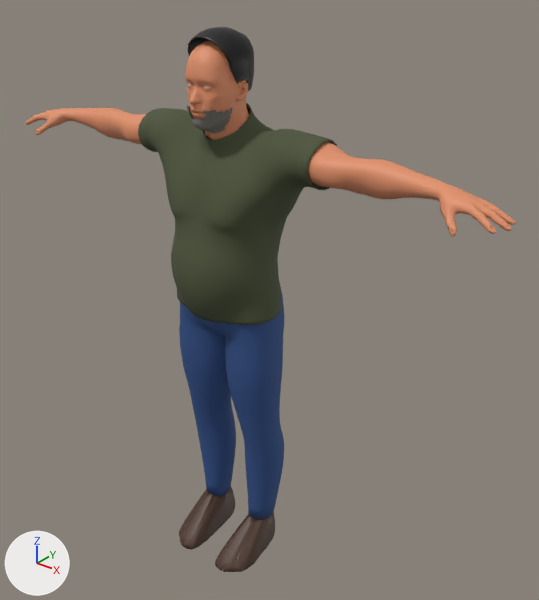
An edit to the glTF model public/assets/characters/marcio.glb, drawn before and after from the same camera.
Before and after are seen from a 50 mm lens placed at (1.432, -1.623, 1.982), pointed at (0.089, 0.057, 0.941). The lights are fixed; the arrows at lower left show +X, +Y and +Z. The first picture is the older version. Vertices at exactly the same position are counted once.

Names of what the first picture shows: 'Beard', 'Body', 'Hair', 'Pants', 'Shirt', 'Shoe_L', 'Shoe_R'.
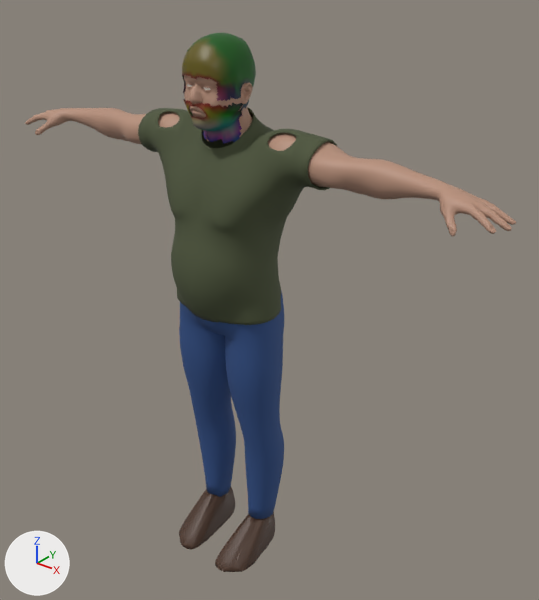
Where the change shows, as pixel boxes (x1, y1, x2, y2) in the pictures (539 x 600 px; the box of a moved part takes in the faces that stretch with it):
'Shirt', reshaped: before (138, 103, 337, 325); after (138, 107, 337, 325)
'Body', surface changed, reshaped: before (25, 40, 516, 236); after (25, 75, 516, 236)
'Hair', surface changed, reshaped (12% wider, 20% taller): before (188, 27, 254, 91); after (182, 32, 256, 109)
'Beard', reshaped (28% wider, 59% taller): before (187, 106, 233, 134); after (184, 99, 243, 144)
part 2 of me_body, moved or reshaped: before (185, 41, 248, 140); after (184, 75, 253, 144)
part 3 of me_body, moved or reshaped: before (458, 189, 516, 232); after (458, 189, 516, 231)
part 4 of me_body, deleted: before (342, 157, 355, 165)
part 5 of me_body, recoloured: before (190, 40, 246, 140); after (184, 84, 251, 137)
part 7 of me_shirt, moved or reshaped: before (148, 103, 319, 268); after (148, 107, 319, 268)

What changed in the scene script:
```text
Change mat_m_skin:
    where n2 = _N.new('ShaderNodeMix'); n2.name = 'Mix'
    n2.inputs[7].default_value: (0.754, 0.28, 0.142, 1.0) -> (0.472, 0.274, 0.193, 1.0)  # 'B', orange #e19069 -> 'B', beige #b78f7a
Change mat_m_hair:
    where n2 = _N.new('ShaderNodeMix'); n2.name = 'Mix'
    n2.inputs[7].default_value: (0.011, 0.00913, 0.00802, 1.0) -> (0.123, 0.0955, 0.093, 1.0)  # 'B', black #1b1816 -> 'B', dark grey #625756
Change me_beard:
    used by ob_beard; location = (0.0, 0.0, 0.0)
    remove me_beard.from_pydata(...)  # 391 vertices, 648 faces; spans x -0.0681..0.0681, y -0.1554..-0.0669, z 1.4897..1.5712
    add me_beard.from_pydata(...)  # 699 vertices, 1186 faces; spans x -0.0877..0.0886, y -0.1609..-0.0404, z 1.4623..1.5852
    me_beard part 1: the loose piece of 302 vertices spanning x -0.0681..0.0681, y -0.1554..-0.0761, z 1.4897..1.5675 is rebuilt with 561 vertices and now spans x -0.0877..0.0886, y -0.1609..-0.0404, z 1.4623..1.5852
    other edits to the shape of me_beard do not show in these pictures
Change me_body:
    used by ob_body; location = (0.0, 0.0, 0.0)
    remove me_body.from_pydata(...)  # 6525 vertices, 12834 faces; spans x -0.88..0.88, y -0.17..0.07, z 0.08..1.74
    add me_body.from_pydata(...)  # 6527 vertices, 12838 faces; spans x -0.88..0.88, y -0.17..0.07, z 0.08..1.74
    me_body part 2: 412 vertices moved within x -0.09..0.09, y -0.17..0.04, z 1.48..1.71; 1344 vertices removed from x -0.08..0.08, y -0.17..0.05, z 1.47..1.73; 1365 vertices added at x -0.1..0.1, y -0.17..0.05, z 1.46..1.73
    me_body part 3: 24 vertices moved within x 0.78..0.87, y -0.12..-0.02, z 1.4..1.44; 13 vertices removed from x 0.75..0.85, y -0.12..-0.01, z 1.41..1.45; 1 vertex added at x 0.74, y -0.05, z 1.46
    me_body part 4: 1 vertex removed from x 0.42, y -0.04, z 1.47
    me_body part 5: 253 kept faces spanning x -0.1..0.1, y -0.17..0.0, z 1.46..1.74 get new vertex colours
    other edits to the shape of me_body do not show in these pictures
Change me_hair:
    used by ob_hair; location = (0.0, 0.0, 0.0)
    remove me_hair.from_pydata(...)  # 632 vertices, 1260 faces; spans x -0.082..0.082, y -0.12..0.057, z 1.601..1.766
    add me_hair.from_pydata(...)  # 766 vertices, 1342 faces; spans x -0.091..0.092, y -0.157..0.054, z 1.555..1.751
    me_hair part 6: 632 vertices removed from x -0.082..0.082, y -0.12..0.057, z 1.601..1.766; 714 vertices added at x -0.091..0.092, y -0.157..0.054, z 1.555..1.751
    other edits to the shape of me_hair do not show in these pictures
Change me_shirt:
    used by ob_shirt; location = (0.0, 0.0, 0.0)
    remove me_shirt.from_pydata(...)  # 3021 vertices, 6050 faces; spans x -0.331..0.331, y -0.212..0.117, z 0.93..1.558
    add me_shirt.from_pydata(...)  # 2933 vertices, 5882 faces; spans x -0.331..0.331, y -0.212..0.117, z 0.93..1.546
    me_shirt part 7: 74 vertices moved from x -0.263..0.263, y -0.095..0.04, z 1.443..1.557 to x -0.262..0.262, y -0.095..0.041, z 1.441..1.546; 295 vertices removed from x -0.324..0.331, y -0.169..0.114, z 1.09..1.558; 210 vertices added at x -0.279..0.331, y -0.169..0.112, z 1.099..1.546
    other edits to the shape of me_shirt do not show in these pictures
```
